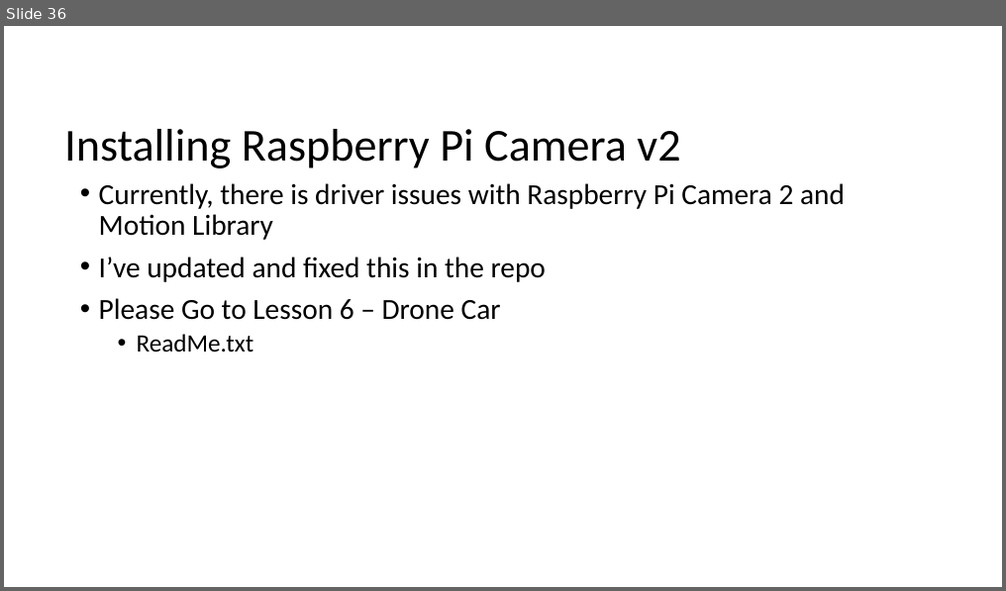
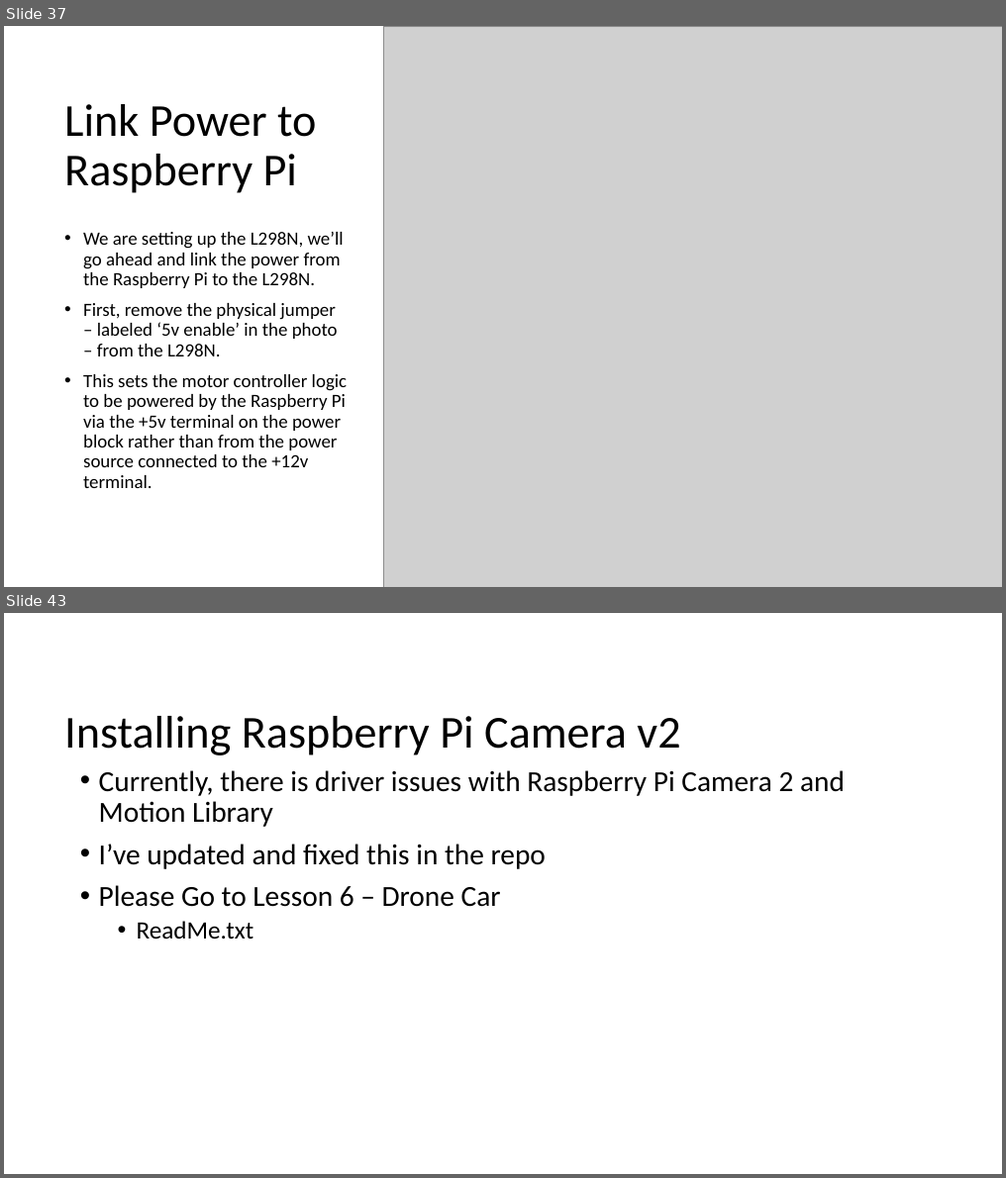
Before and after one commit to mluckenbill/philly-code-camp-2017-1, a slide deck: Philadelphia Code Camp.pptx. Shown one above the other, each under a label of ours: slide 36 before the commit, slides 37 and 43 after it; the slides between them are not shown. The pictures are 1006x591 and 1006x1178 pixels, drawn with LibreOffice and Linux fonts; fonts in the diff are those of the drawing; grey boxes stand for pictures. Boxes give left, top, right and bottom in pixels: in the first picture for what was removed or moved away, otherwise in the second. Text is boxed around its words. In the diff, an @@ line names an element or a change of style, - is before the commit and + after.

```diff
--- a/Philadelphia Code Camp.pptx
+++ b/Philadelphia Code Camp.pptx
@@ slide 37 added at [4, 26, 1002, 587], background #FFFFFF @@
@@ picture added at [383, 26, 1002, 587] @@
@@ title added at [64, 104, 316, 193], 44 pt, text #000000 @@
+Link Power to Raspberry Pi
@@ text added at [83, 232, 347, 488], 18 pt, text #000000 @@
+• We are setting up the L298N, we’ll go ahead and link the power from the Raspberry Pi to the L298N.
+• First, remove the physical jumper – labeled ‘5v enable’ in the photo – from the L298N.
+• This sets the motor controller logic to be powered by the Raspberry Pi via the +5v terminal on the power block rather than from the power source connected to the +12v terminal.
@@ what was slide 36 is now slide 43 @@
```
Also in this commit, not shown: 6 other slides added, 2 other files.
